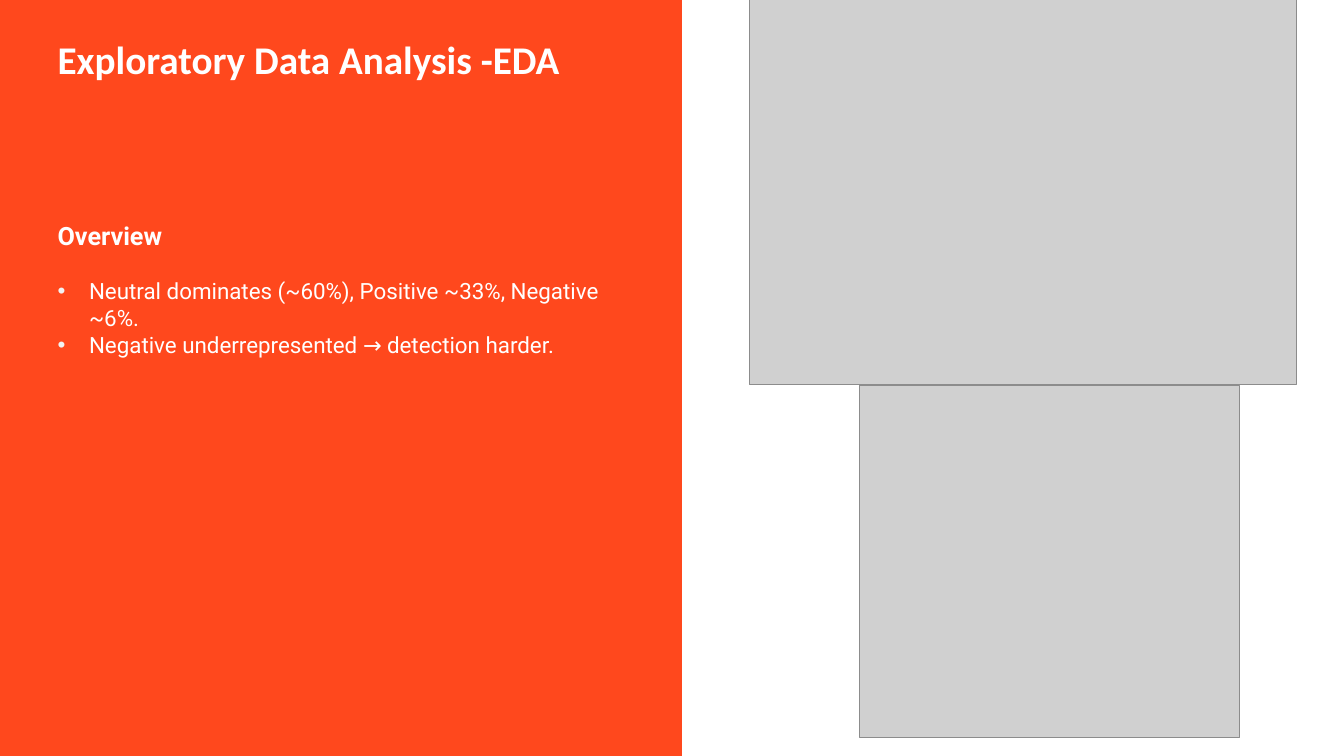
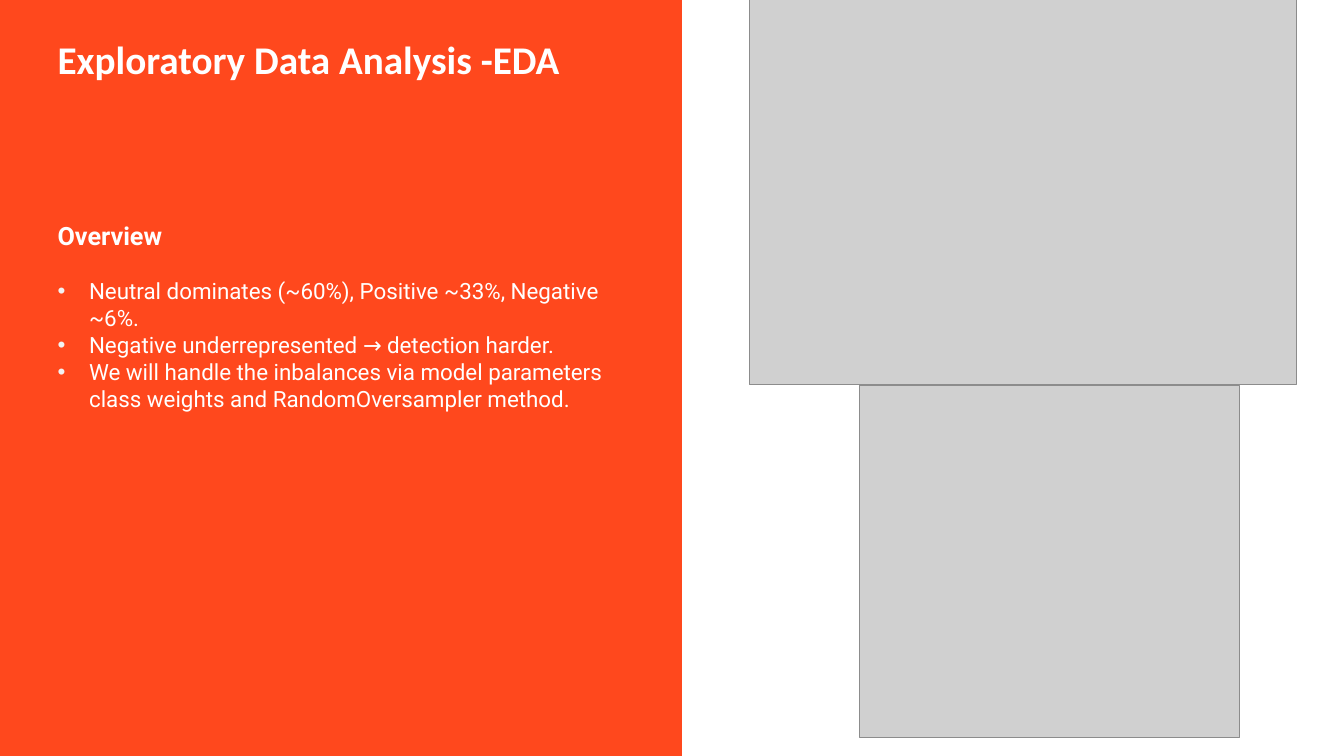
Before and after one commit to KaiFa254/Group_3_NLP_Project_Phase4, a slide deck: slide 6 of presentations/Sentiment_Analysis_of_Tweets_Directed_at_Appl_Google_Products.pptx. Drawn at 1344x756 pixels with LibreOffice and Linux fonts; fonts in the diff are those of the drawing; grey boxes stand for pictures. Boxes give left, top, right and bottom in pixels: in the first picture for what was removed or moved away, otherwise in the second. Text is boxed around its words. In the diff, an @@ line names an element or a change of style, - is before the commit and + after.

```diff
--- a/presentations/Sentiment_Analysis_of_Tweets_Directed_at_Appl_Google_Products.pptx
+++ b/presentations/Sentiment_Analysis_of_Tweets_Directed_at_Appl_Google_Products.pptx
@@ text at (89,363,602,412): paragraph added @@
+• We will handle the inbalances via model parameters class weights and RandomOversampler method.
```
Also in this commit, not shown: 6 other slides changed, 1 slide added, 1 slide removed, 2 other files.
